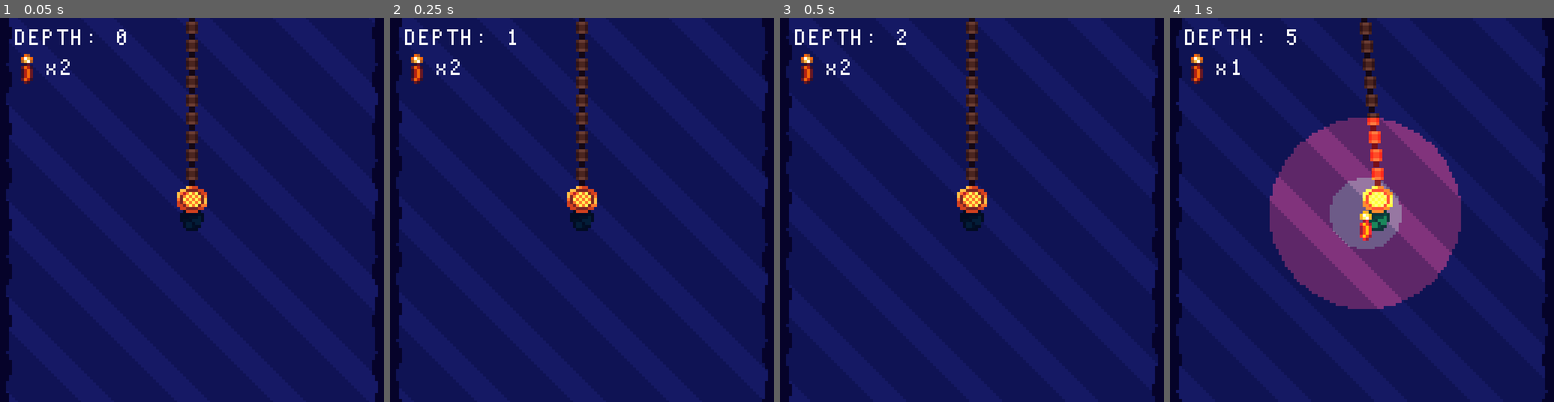
Above: before the commit, frames 1-4 (left to right).
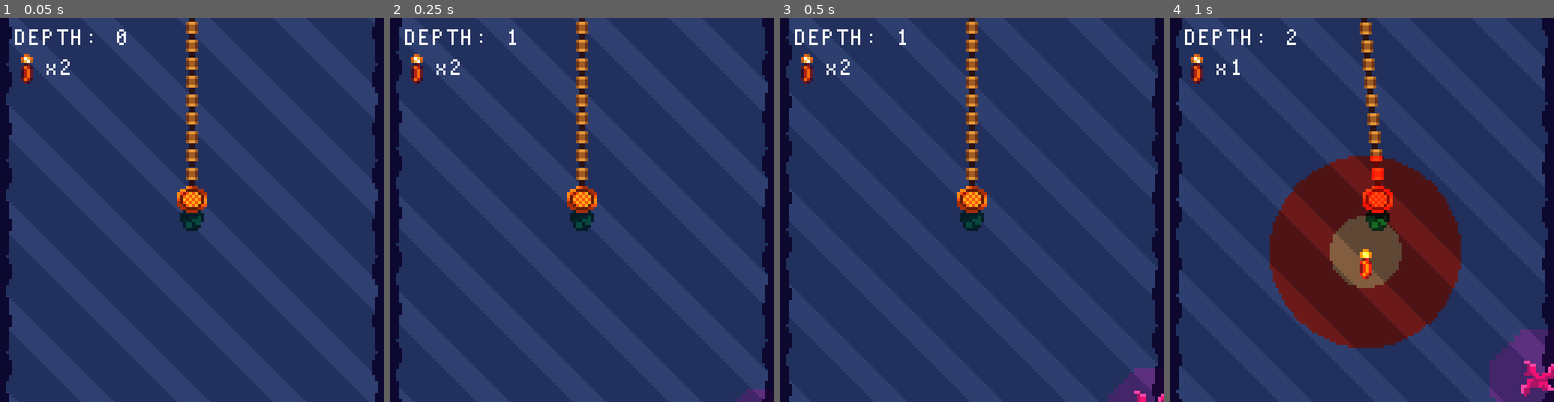
Above: after the commit, the same moments.

Repository: conner-calhoun/LD48-aquanaut
Game: Godot game, scene res://scn/TheTrench.tscn
Two runs of this game, one before a commit and one after it. Both use one fixed random seed, a clock stepped at 60 frames per second and the inputs below. The project has no main scene, so this scene is started directly.
Inputs:
- Up to frame 1 (0.05 s): no input
- Up to frame 2 (0.25 s): no input
- Up to frame 3 (0.5 s): no input
- Up to frame 4 (1 s): hold D (right) from 0.53 s (still down); tap Space (action) at 0.6 s

The runs differ from the first frame. In frame 1, 94% of the frame differs, in the area x 1-99%, y 0-100%; in frame 2, 94%; in frame 3, 94%; in frame 4, 94%, in the area x 1-100%, y 0-100%.

Commit message:
randomly place glow coral that becomes more common, the deeper you go

Diff:
--- a/obj/Flare.gd
+++ b/obj/Flare.gd
@@ -8,12 +8,13 @@
 
 var velocity = Vector2.ZERO
 
-onready var hang_time = 2
+onready var hang_time = 3
+onready var final_speed = 1
 
 func init(pos: Vector2, vel: Vector2, player_node: KinematicBody2D):
 	position = pos
 	velocity = vel
-	velocity.y += 15
+	velocity.y += 50
 	player = player_node
 
 func _physics_process(delta):
@@ -24,6 +25,11 @@
 	velocity.x = lerp(velocity.x, 0, .01)
 
 	if time > hang_time:
-		velocity.y = lerp(velocity.y, 0, .05)
+		velocity.y = lerp(velocity.y, final_speed, .1)
+	elif time > 1:
+		velocity.y = lerp(velocity.y, final_speed, .5)
 
 	velocity = move_and_slide(velocity, Vector2(0, -1))
+
+	if position.y < -128:
+		queue_free()
--- a/obj/Flare.tscn
+++ b/obj/Flare.tscn
@@ -23,6 +23,7 @@
 texture = ExtResource( 2 )
 offset = Vector2( 0, -4 )
 energy = 3.0
+mode = 2
 range_layer_min = -100
 
 [node name="CollisionShape2D" type="CollisionShape2D" parent="."]
--- /dev/null
+++ b/obj/GlowCoral.gd
@@ -0,0 +1,9 @@
+extends Sprite
+
+onready var light = $Light2D
+onready var time = 0
+
+func _physics_process(delta):
+	# handle oscillation
+	time += delta
+	light.texture_scale = 1.2 + abs((sin(time*1.1) * 1))
--- /dev/null
+++ b/obj/GlowCoral.tscn
@@ -0,0 +1,15 @@
+[gd_scene load_steps=4 format=2]
+
+[ext_resource path="res://res/glow_coral.png" type="Texture" id=1]
+[ext_resource path="res://res/glow_coral_light.png" type="Texture" id=2]
+[ext_resource path="res://obj/GlowCoral.gd" type="Script" id=3]
+
+[node name="GlowCoral" type="Sprite"]
+texture = ExtResource( 1 )
+script = ExtResource( 3 )
+
+[node name="Light2D" type="Light2D" parent="."]
+texture = ExtResource( 2 )
+energy = 2.0
+mode = 2
+range_layer_min = -100
--- a/obj/Player.tscn
+++ b/obj/Player.tscn
@@ -32,4 +32,5 @@
 position = Vector2( 0, -4 )
 texture = ExtResource( 5 )
 energy = 1.5
+mode = 2
 range_layer_min = -100
--- a/scn/TheTrench.tscn
+++ b/scn/TheTrench.tscn
@@ -7,6 +7,7 @@
 [ext_resource path="res://scn/Trench.gd" type="Script" id=5]
 [ext_resource path="res://res/scientifica.ttf" type="DynamicFontData" id=6]
 [ext_resource path="res://res/flare.png" type="Texture" id=7]
+[ext_resource path="res://obj/GlowCoral.tscn" type="PackedScene" id=8]
 
 [sub_resource type="DynamicFont" id=1]
 size = 8
@@ -19,6 +20,7 @@
 ui_path = NodePath("MainCam/CanvasLayer/UI")
 main_mod = NodePath("CanvMod")
 parallax_path = NodePath("ParallaxBG")
+glow_coral = ExtResource( 8 )
 
 [node name="CanvMod" type="CanvasModulate" parent="."]
 z_as_relative = false
--- a/scn/Trench.gd
+++ b/scn/Trench.gd
@@ -5,9 +5,11 @@
 export(NodePath) var main_mod
 export(NodePath) var parallax_path
 
+export(PackedScene) var glow_coral
+
 onready var player = get_node(player_path)
 onready var ui = get_node(ui_path)
-onready var depth = ui.get_node("Depth")
+onready var depth_ui = ui.get_node("Depth")
 
 # TODO: Flares will be an icon with a number beside it
 const flare_str = "  x%s"
@@ -17,27 +19,72 @@
 onready var parallax = get_node(parallax_path)
 onready var parallax_mod = parallax.get_node("ParallaxBackground/CanvasModulate")
 
-const dark_speed = .02
+const dark_speed = .01
 onready var dark = 0.0
 
 onready var player_flares = player.get_flare_count()
+
+onready var depth = 0.0
+onready var depth_m = 0.0
+
+const GlowCoralPlacement = {
+	Left = 5,
+	Right = 123
+}
+
+onready var coral_time = 10
+onready var last_placed_coral = coral_time + 1
+onready var coral_list = []
+func handle_coral(delta: float):
+	last_placed_coral += delta
+
+	# coral becomes more common the further down you go
+	if depth_m < 50:
+		coral_time = 10
+	elif depth_m < 100:
+		coral_time = 7
+	else:
+		coral_time = 3
+
+	# free coral that is too high up
+	for c in coral_list:
+		if c.position.y < depth - 20:
+			c.queue_free()
+			coral_list.erase(c)
+
+	# place a random coral occasionally
+	var r = randi()%3
+	if r == 0 and last_placed_coral > coral_time:
+		var gc = glow_coral.instance()
+		gc.position = Vector2(GlowCoralPlacement.Left, depth + 140)
+		add_child(gc)
+		last_placed_coral = 0
+		coral_list.append(gc)
+	if r == 1 and last_placed_coral > coral_time:
+		var gc = glow_coral.instance()
+		gc.position = Vector2(GlowCoralPlacement.Right, depth + 140)
+		add_child(gc)
+		last_placed_coral = 0
+		coral_list.append(gc)
 
 func update_flare_count():
 	player_flares = player.get_flare_count()
 	flares.text = flare_str % player_flares
 
 func _ready():
+	randomize()
 	player.connect("flare_used", self, "update_flare_count")
 	flares.text = flare_str % player_flares
 
 func _physics_process(delta):
-	var dep = player.position.y - 64
-	dep = dep / 4
-	depth.text = "DEPTH: %s" % round(dep)
+	depth = player.position.y - 64
+	depth_m = depth / 8
+	depth_ui.text = "DEPTH: %s" % round(depth_m)
 
-	# TODO: a cute way of doing this
 	dark += dark_speed * delta
 
-	var ocean_blue = Color("#6e67e6").darkened(dark)
+	var ocean_blue = Color("#ebfeff").darkened(dark)
 	canv_mod.color = ocean_blue
 	parallax_mod.color = ocean_blue
+
+	handle_coral(delta)
Binary file added: ase/glow_coral.ase
Binary file added: ase/glow_coral_light.ase
Binary file added: res/glow_coral.png
Not shown, added: res/glow_coral.png.import
Binary file added: res/glow_coral_light.png
Not shown, added: res/glow_coral_light.png.import
Not shown: 1 places in scn/TheTrench.tscn that only renumber resources
